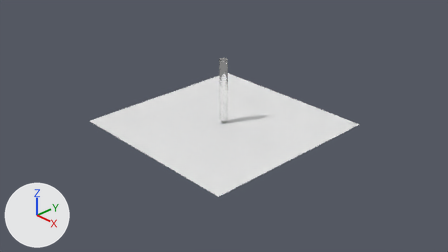
An edit to the Blender file Models/probirka/probirka.blend, drawn before and after from the same camera.
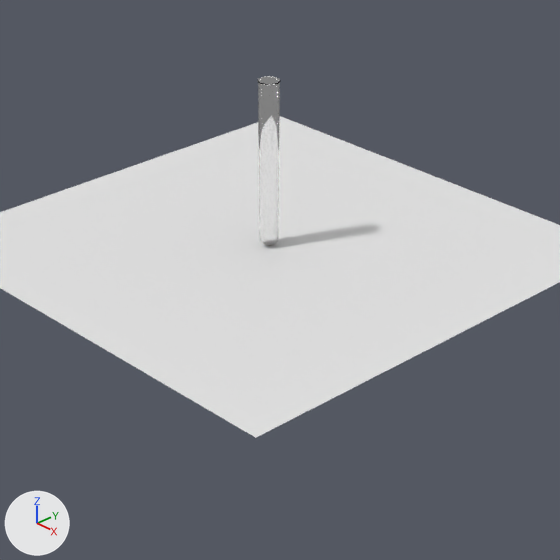
Each version is shown from the file's camera 'Camera', then close up on the part from 27% to 75% of the width and 11% to 97% of the height. Every picture has the same lights, and +X, +Y and +Z are marked at lower left. The last two pictures show the newer version.

The first close-up shows 'BezierCurve', 'Plane'.
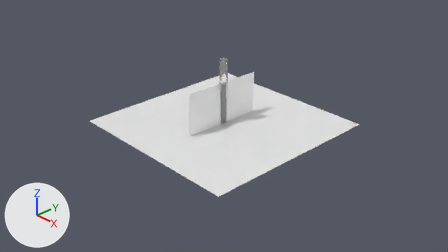
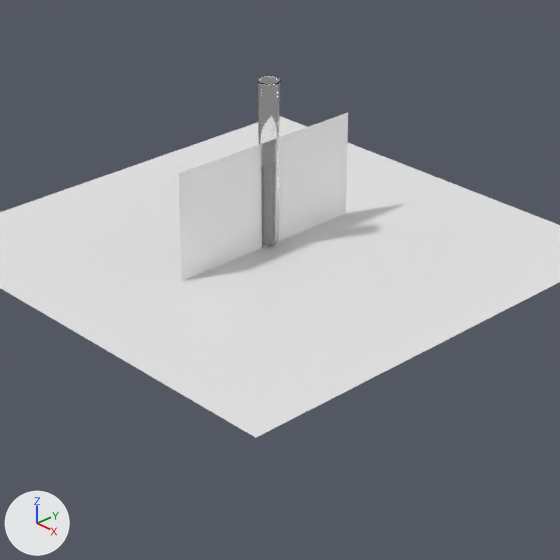
Pixel boxes (x1, y1, x2, y2) of what changed, in the close-ups (560 x 560 px):
```json
{"object": "kontur", "change": "shown", "after": [179, 113, 348, 281]}
```

Edits to the scene script, one JSON object a line:
```json
{"op": "remove", "block": "ob_kontur", "code": "ob_kontur.hide_set(True)"}
```
